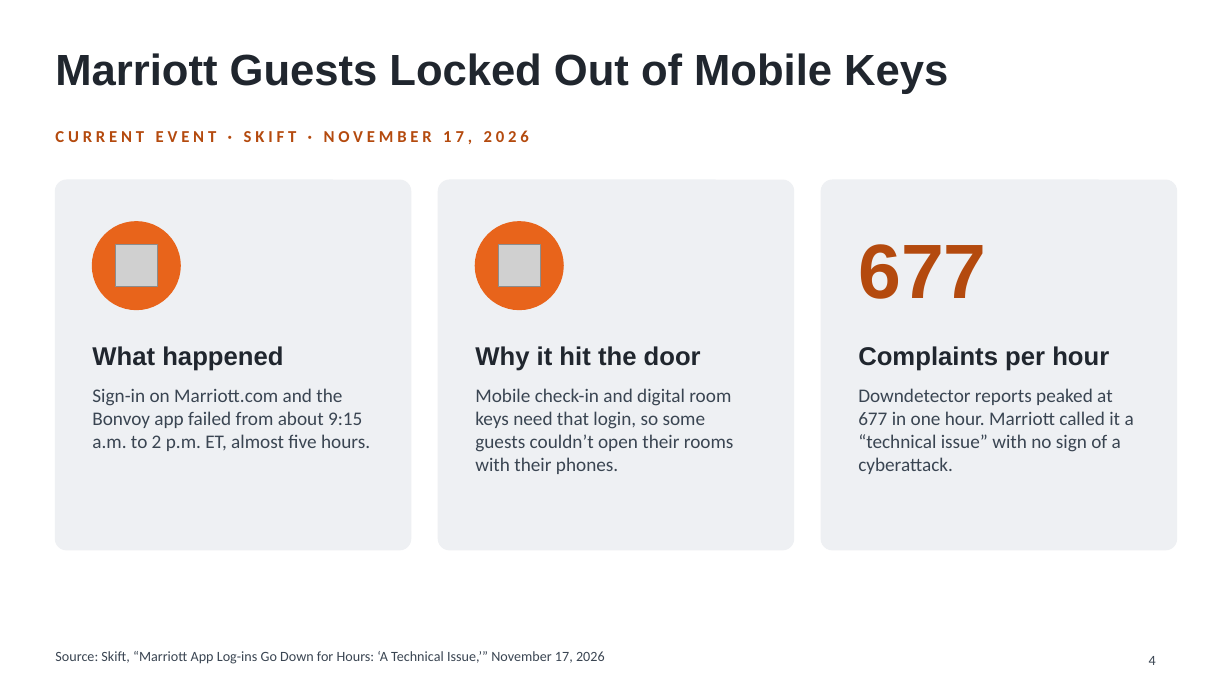
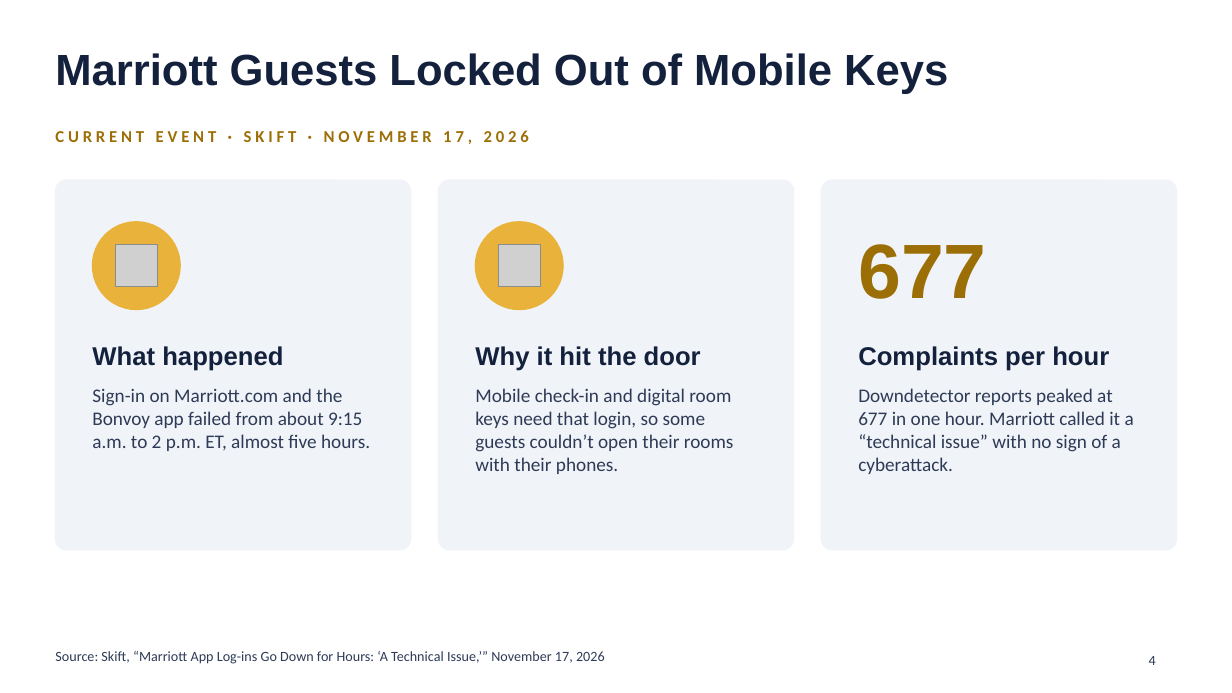
Before and after one commit to Hsattar123/hsattar, a slide deck: slide 4 of Facility Engineering - Version A (Marriott Mobile Key Outage).pptx. Drawn at 1232x693 pixels with LibreOffice and Linux fonts; fonts in the diff are those of the drawing; grey boxes stand for pictures. Boxes give left, top, right and bottom in pixels: in the first picture for what was removed or moved away, otherwise in the second. Text is boxed around its words. In the diff, an @@ line names an element or a change of style, - is before the commit and + after.

```diff
--- a/Facility Engineering - Version A (Marriott Mobile Key Outage).pptx
+++ b/Facility Engineering - Version A (Marriott Mobile Key Outage).pptx
@@ text "CURRENT EVENT · SKIFT · ..." at [55, 130, 529, 144]: text colour #B44A0E to #9C6F06 @@
@@ fill #EEF0F3 to #F0F3F8; outline #EEF0F3 1 pt to #F0F3F8 1 pt in 3 elements at [55, 180, 410, 550], [438, 180, 793, 550], [822, 180, 1177, 550] @@
@@ ellipse at [92, 222, 180, 310]: fill #E8641B to #E9B33B; outline #E8641B 1 pt to #E9B33B 1 pt @@
@@ ellipse at [475, 222, 563, 310]: fill #E8641B to #E9B33B; outline #E8641B 1 pt to #E9B33B 1 pt @@
@@ text "677" at [858, 244, 986, 299]: text colour #B44A0E to #9C6F06 @@
@@ text colour #20262E to #14213D in 4 elements at [55, 53, 948, 94], [92, 346, 283, 371], [475, 346, 701, 371], [858, 346, 1109, 371] @@
```
Also in this commit, not shown: 5 other slides changed, 3 other files.
